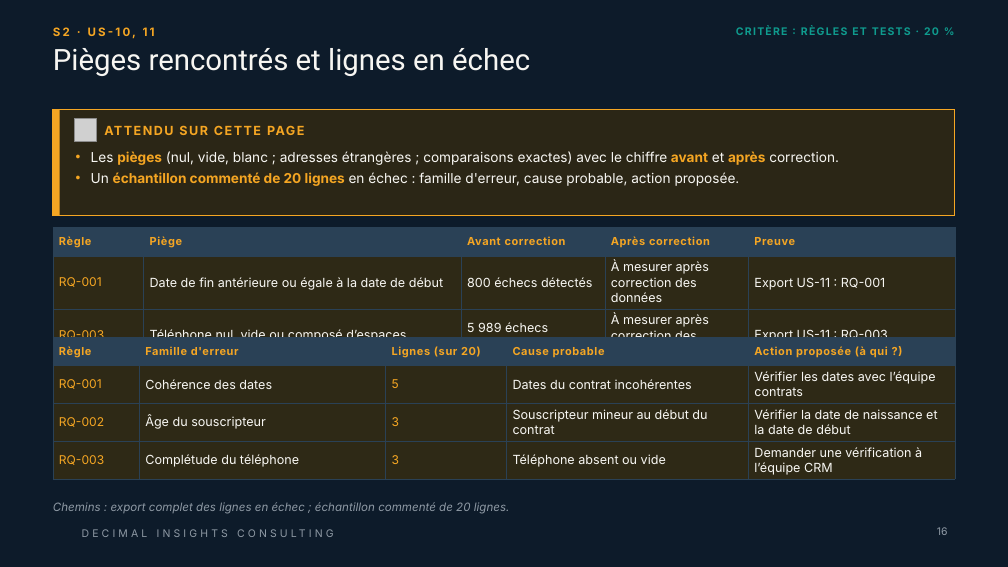
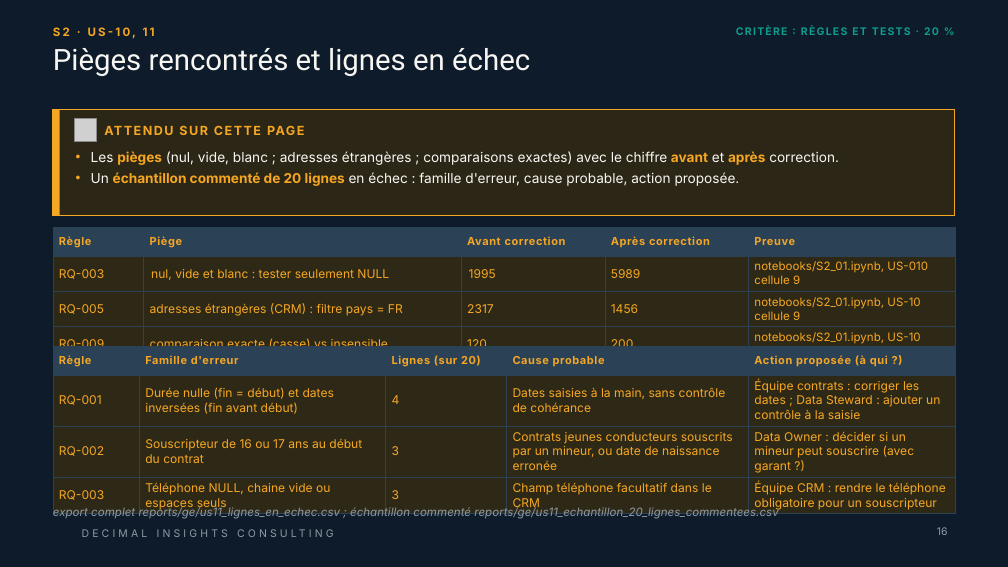
Before and after one commit to Samii05/td-qualite-g01, a slide deck: slide 16 of livrables/Livrable_Groupe_TD_AssurConnect.pptx. Drawn at 1008x567 pixels with LibreOffice and Linux fonts; fonts in the diff are those of the drawing; grey boxes stand for pictures; background and template pictures are left out. Boxes give left, top, right and bottom in pixels: in the first picture for what was removed or moved away, otherwise in the second. Text is boxed around its words. In the diff, an @@ line names an element or a change of style, - is before the commit and + after.

Commit message:
S2: lignes en échec avec valeur, famille d'erreur et action par ligne ; échantillon de 20 lignes (US-11)

```diff
--- a/livrables/Livrable_Groupe_TD_AssurConnect.pptx
+++ b/livrables/Livrable_Groupe_TD_AssurConnect.pptx
@@ table at [53,228,955,362] @@
-row 2: RQ-001 | Date de fin antérieure ou égale à la date de début | 800 échecs détectés | À mesurer après correction des données | Export US-11 : RQ-001
-row 3: RQ-003 | Téléphone nul, vide ou composé d’espaces | 5 989 échecs détectés | À mesurer après correction des données | Export US-11 : RQ-003
+row 2: RQ-003 | nul, vide et blanc : tester seulement NULL | 1995 | 5989 | notebooks/S2_01.ipynb, US-010 cellule 9
+row 3: RQ-005 | adresses étrangères (CRM) : filtre pays = FR | 2317 | 1456 | notebooks/S2_01.ipynb, US-10 cellule 9
+row 4: RQ-009 | comparaison exacte (casse) vs insensible | 120 | 200 | notebooks/S2_01.ipynb, US-10 cellule 9
@@ table at [53,346,955,514] @@
-row 2: RQ-001 | Cohérence des dates | 5 | Dates du contrat incohérentes | Vérifier les dates avec l’équipe contrats
+row 2: RQ-001 | Durée nulle (fin = début) et dates inversées (fin avant début) | 4 | Dates saisies à la main, sans contrôle de cohérance | Équipe contrats : corriger les dates ; Data Steward : ajouter un contrôle à la saisie
-row 3: RQ-002 | Âge du souscripteur | 3 | Souscripteur mineur au début du contrat | Vérifier la date de naissance et la date de début
+row 3: RQ-002 | Souscripteur de 16 ou 17 ans au début du contrat | 3 | Contrats jeunes conducteurs souscrits par un mineur, ou date de naissance erronée | Data Owner : décider si un mineur peut souscrire (avec garant ?)
-row 4: RQ-003 | Complétude du téléphone | 3 | Téléphone absent ou vide | Demander une vérification à l’équipe CRM
+row 4: RQ-003 | Téléphone NULL, chaine vide ou espaces seuls | 3 | Champ téléphone facultatif dans le CRM | Équipe CRM : rendre le téléphone obligatoire pour un souscripteur
@@ table: place and size @@
-table at [53,337,955,479]
+table at [53,346,955,514]
@@ text at [53,506,778,519]: text changed @@
-Chemins : export complet des lignes en échec ; échantillon commenté de 20 lignes.
+export complet reports/ge/us11_lignes_en_echec.csv ; échantillon commenté reports/ge/us11_echantillon_20_lignes_commentees.csv
```
Also in this commit, not shown: 2 other slides changed, 1 other file.
